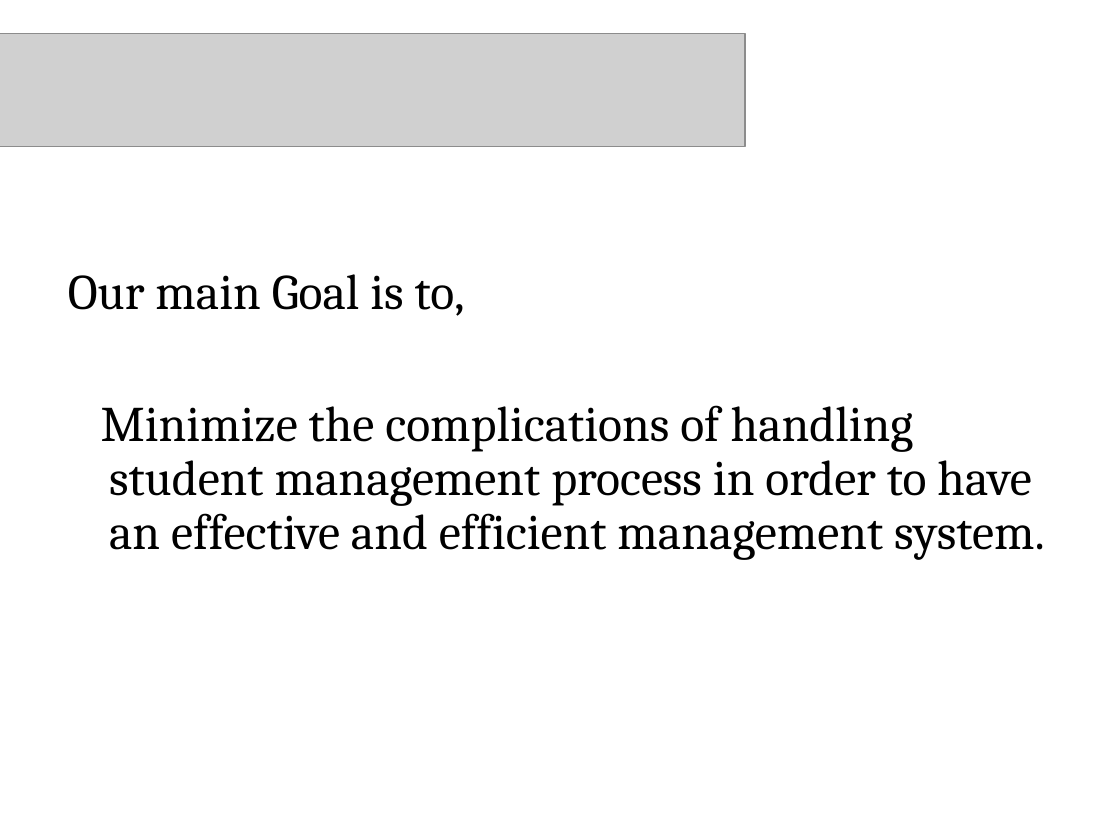
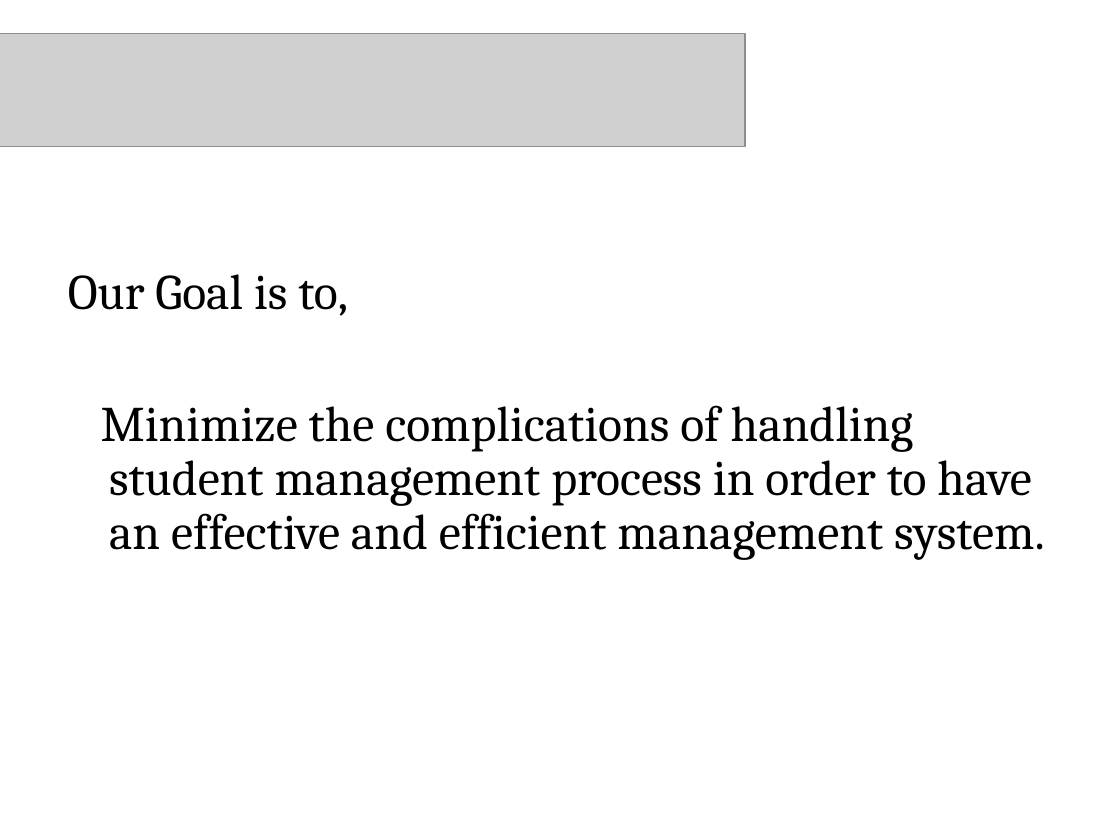
Before and after one commit to charitha09/BIT-Information-Management-System, a slide deck: slide 8 of Documents/Group14.ppt. Drawn at 1120x840 pixels with LibreOffice and Linux fonts; fonts in the diff are those of the drawing; grey boxes stand for pictures; background and template pictures are left out. Boxes give left, top, right and bottom in pixels: in the first picture for what was removed or moved away, otherwise in the second. Text is boxed around its words. In the diff, an @@ line names an element or a change of style, - is before the commit and + after.

```diff
--- a/Documents/Group14.ppt
+++ b/Documents/Group14.ppt
@@ text at [68,274,348,316]: text changed @@
-Our main Goal is to,
+Our Goal is to,
```
Also in this commit, not shown: 2 other slides changed.
